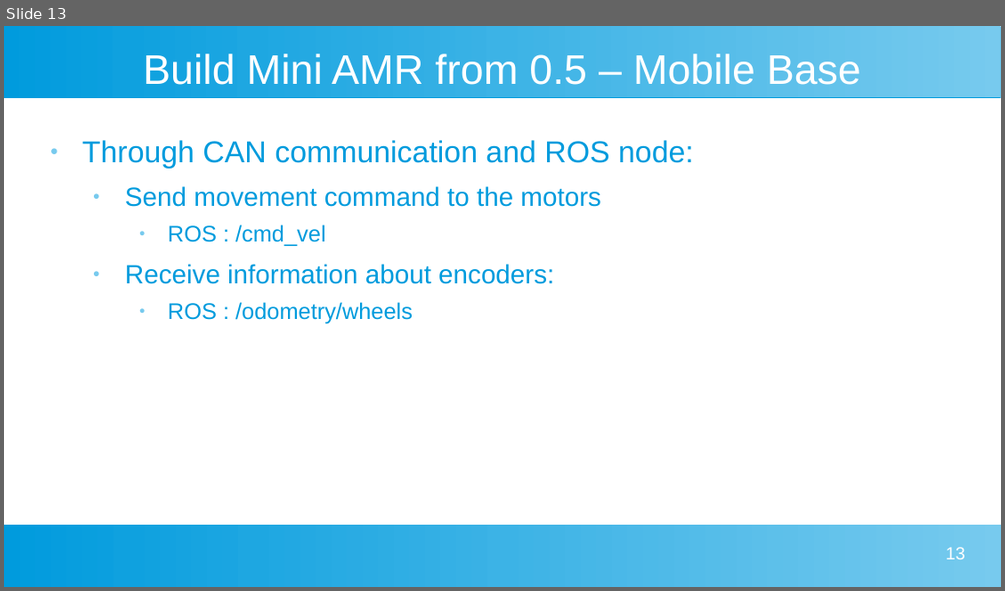
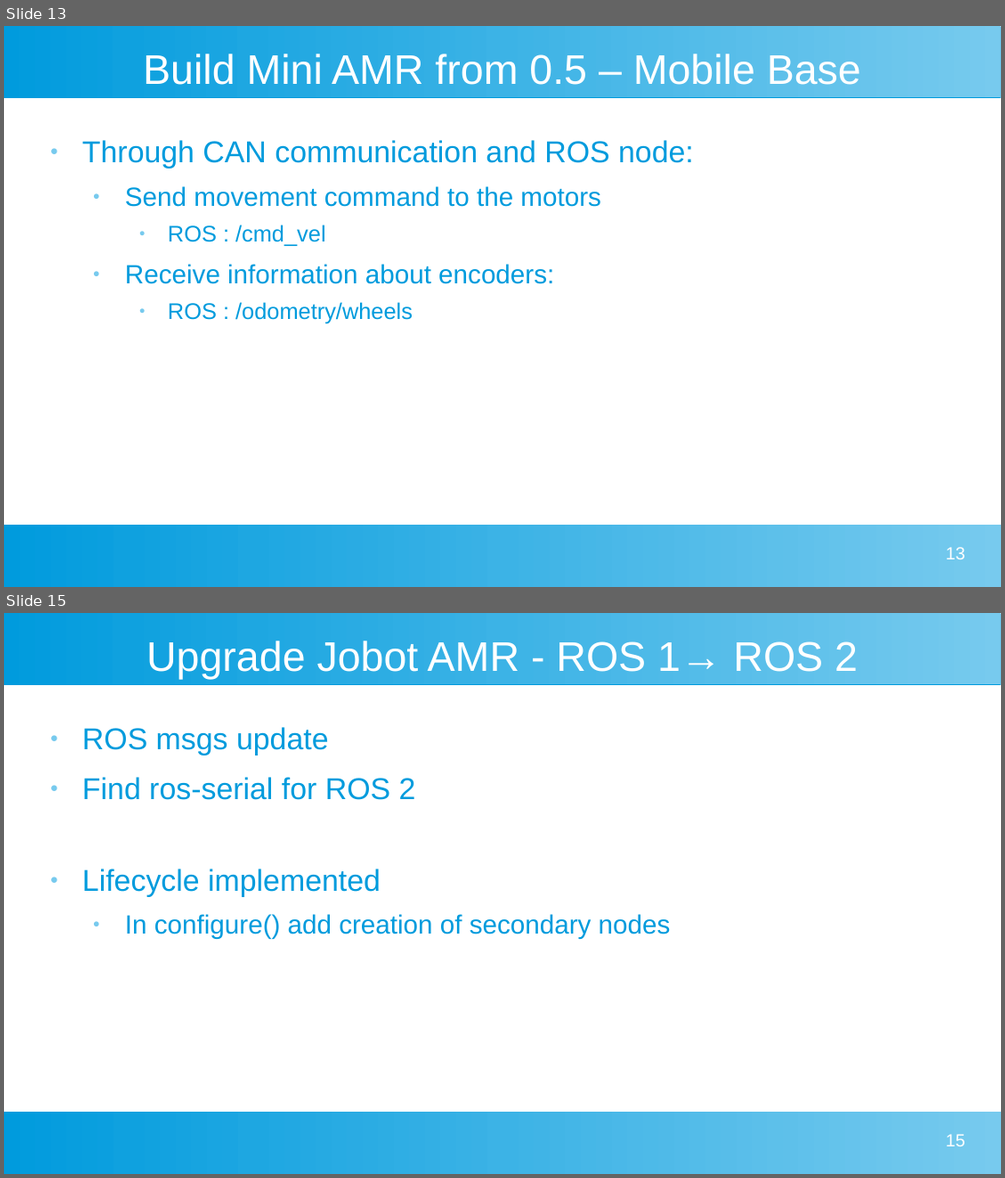
Before and after one commit to michbelle/tesi_mag_testo, a slide deck: PPT/long/tesi_ppt.odp. Shown one above the other, each under a label of ours: slide 13 before the commit, slides 13 and 15 after it; the slides between them are not shown. The pictures are 1005x591 and 1005x1178 pixels, drawn with LibreOffice and Linux fonts; fonts in the diff are those of the drawing. Boxes give left, top, right and bottom in pixels: in the first picture for what was removed or moved away, otherwise in the second. Text is boxed around its words. In the diff, an @@ line names an element or a change of style, - is before the commit and + after.

```diff
--- a/PPT/long/tesi_ppt.odp
+++ b/PPT/long/tesi_ppt.odp
@@ slide 15 added at [4, 613, 1001, 1174], background #FFFFFF; not listed: 2 template elements that a slide beside it also shows @@
@@ title added at [146, 641, 858, 679], 33 pt, text #FFFFFF @@
+Upgrade Jobot AMR - ROS 1→ ROS 2
@@ text added at [82, 727, 671, 939], 24 pt, text #009BDD @@
+● ROS msgs update
+● Find ros-serial for ROS 2
+● Lifecycle implemented
+  ● In configure() add creation of secondary nodes
@@ page number added at [946, 1134, 965, 1146], 14 pt, text #FFFFFF @@
+15
```
Also in this commit, not shown: 3 slides changed, 1 other slide added.
